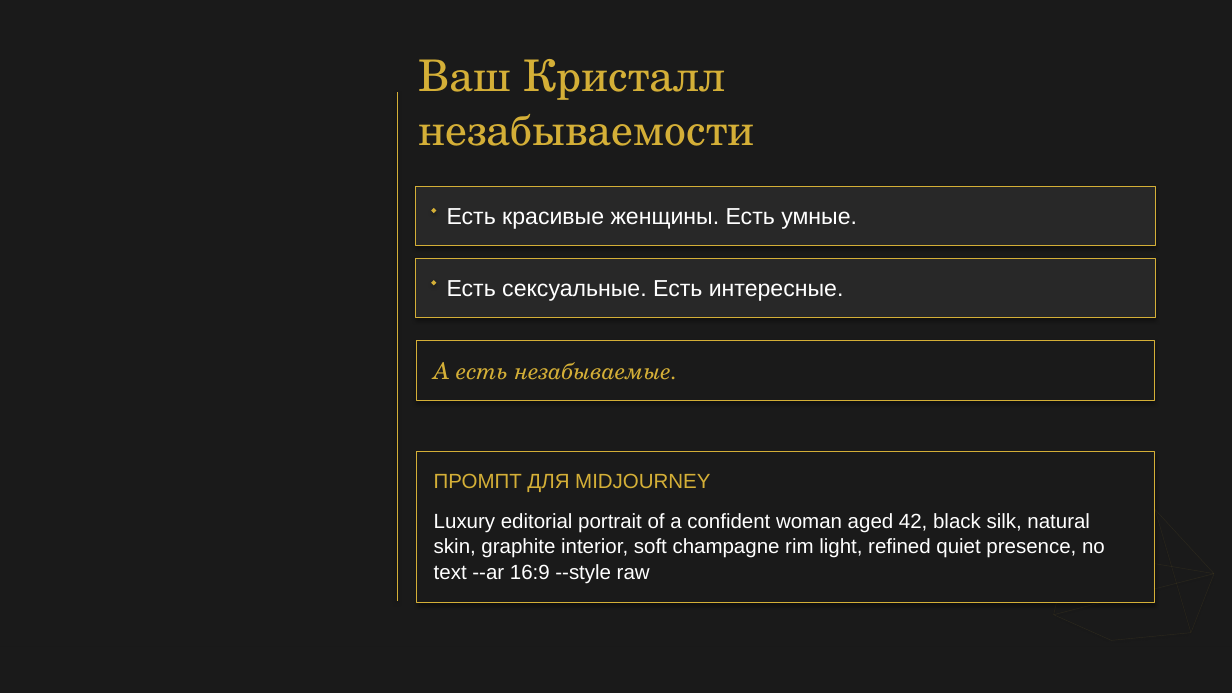
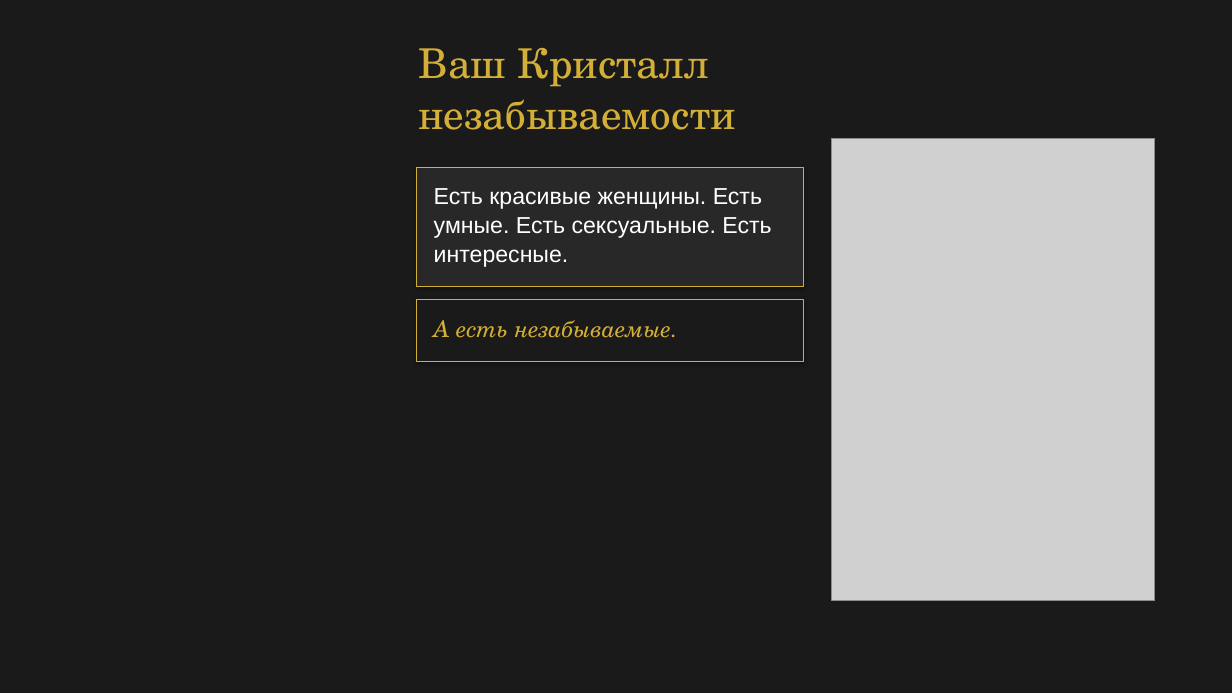
Before and after one commit to babylonofkommod-ai/-, a slide deck: slide 1 of Ваш Кристалл незабываемости.pptx. Drawn at 1232x693 pixels with LibreOffice and Linux fonts; fonts in the diff are those of the drawing; grey boxes stand for pictures. Boxes give left, top, right and bottom in pixels: in the first picture for what was removed or moved away, otherwise in the second. Text is boxed around its words. In the diff, an @@ line names an element or a change of style, - is before the commit and + after.

```diff
--- a/Ваш Кристалл незабываемости.pptx
+++ b/Ваш Кристалл незабываемости.pptx
@@ text "Ваш Кристалл": place and size @@
-text "Ваш Кристалл" at <box>418,59,754,146</box>
+text "Ваш Кристалл" at <box>418,48,735,130</box>
@@ text "Ваш Кристалл" at <box>418,48,735,130</box>: size 34 to 32 pt; line spacing 42.2pt to 39.7pt @@
@@ line removed from (397, 92) to (397, 601) @@
@@ picture added at <box>832,139,1155,601</box> @@
@@ rectangle: place and size @@
-rectangle at <box>416,186,1155,245</box>
+rectangle at <box>417,167,804,287</box>
@@ diamond removed at <box>432,208,437,213</box> @@
@@ text at <box>434,188,771,267</box>: text changed @@
-Есть красивые женщины. Есть умные.
+Есть красивые женщины. Есть
+умные. Есть сексуальные. Есть
+интересные.
@@ rectangle removed at <box>416,259,1155,318</box> @@
@@ rectangle added at <box>417,299,804,361</box>, fill #1A1A1A, outline #D4AF37 0.5 pt @@
@@ diamond removed at <box>432,280,437,286</box> @@
@@ text removed at <box>447,280,844,301</box> @@
-Есть сексуальные. Есть интересные.
@@ text "А есть незабываемые.": place and size @@
-text "А есть незабываемые." at <box>434,362,672,380</box>
+text "А есть незабываемые." at <box>434,320,672,338</box>
@@ rectangle removed at <box>417,341,1155,400</box> @@
@@ rectangle removed at <box>417,452,1155,603</box> @@
@@ text removed at <box>434,473,710,492</box> @@
-ПРОМПТ ДЛЯ MIDJOURNEY
@@ line removed from (1069, 549) to (1155, 509) @@
@@ line removed from (1155, 509) to (1214, 574) @@
@@ line removed from (1155, 509) to (1191, 633) @@
@@ text removed at <box>434,513,1105,584</box> @@
-Luxury editorial portrait of a confident woman aged 42, black silk, natural
-skin, graphite interior, soft champagne rim light, refined quiet presence, no
-text --ar 16:9 --style raw
@@ line removed from (1054, 615) to (1069, 549) @@
@@ line removed from (1069, 549) to (1214, 574) @@
@@ line removed from (1214, 574) to (1054, 615) @@
```
Also in this commit, not shown: 12 other slides changed, 9 slides added, 3 slides removed, 9 other files.
